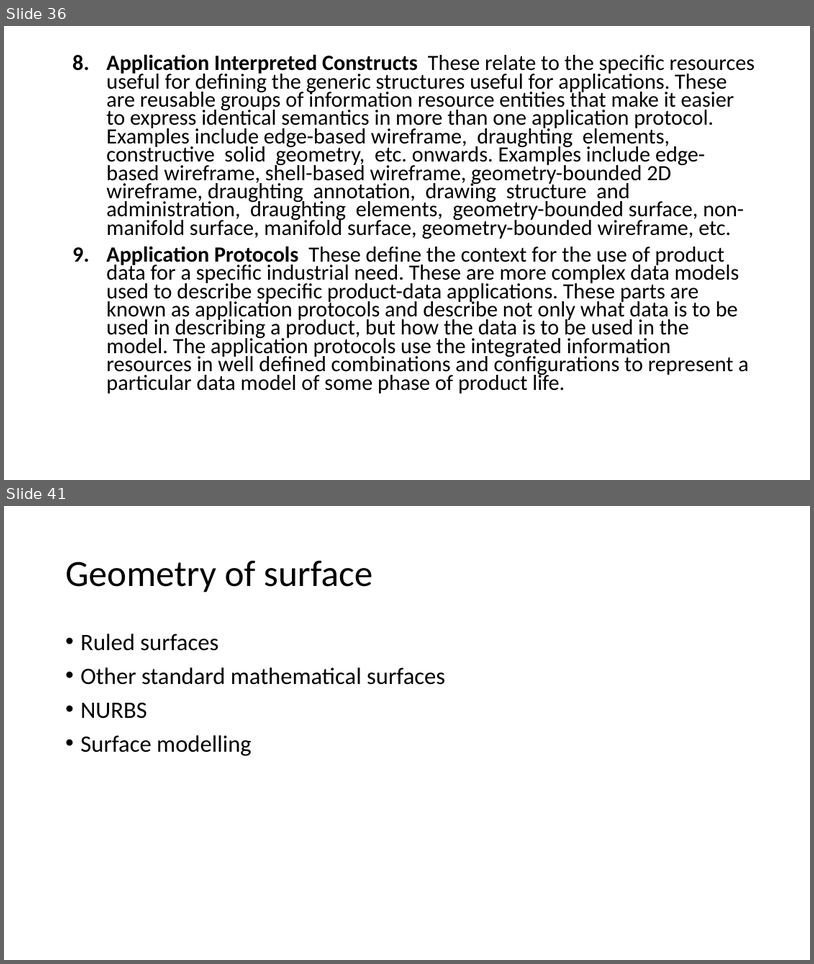
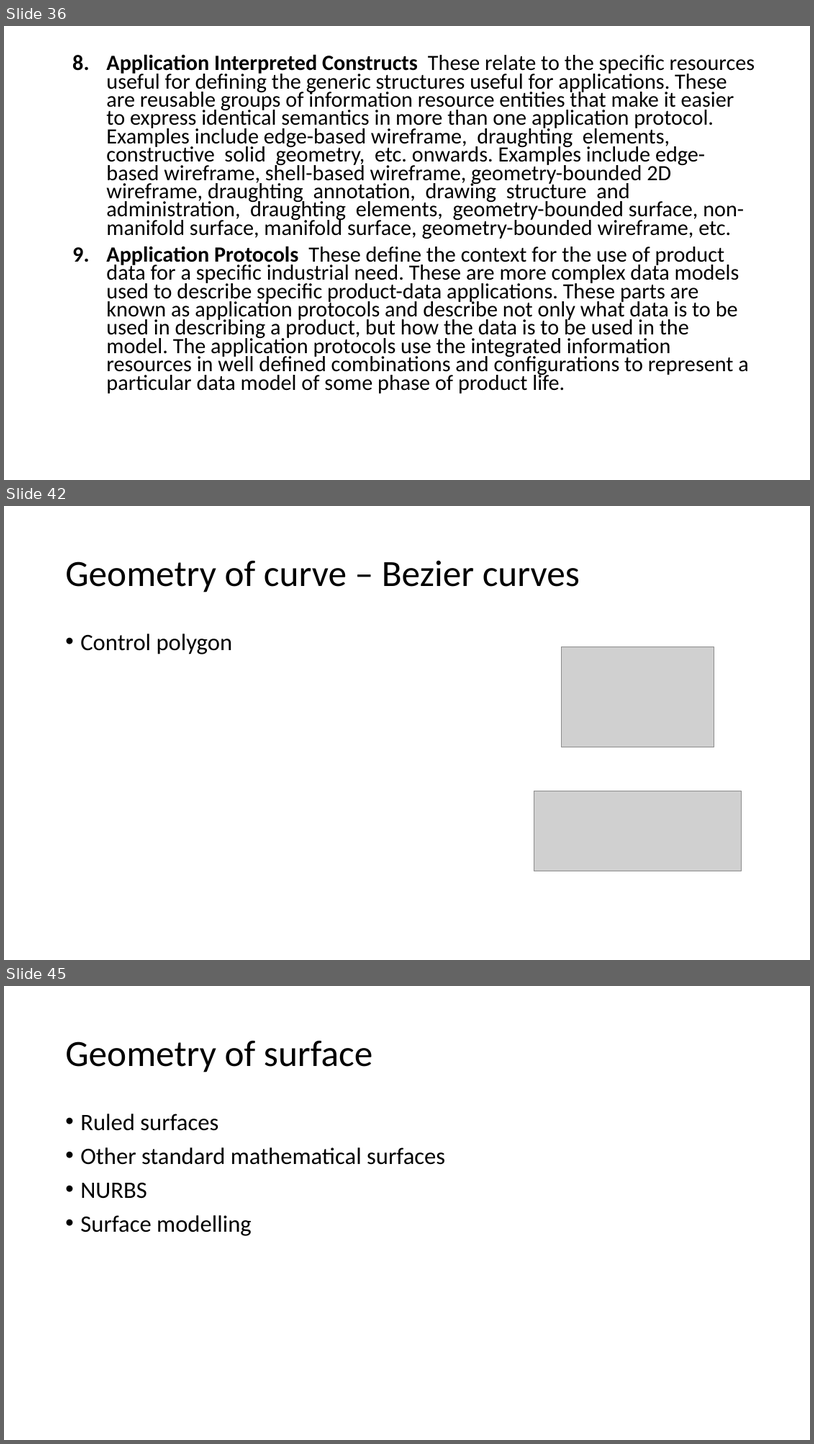
Before and after one commit to Jinny-Ching/cad_cam_course, a slide deck: CAD_CAM.pptx. Shown one above the other, each under a label of ours: slides 36 and 41 before the commit, slides 36, 42 and 45 after it; the slides between them are not shown. The pictures are 814x964 and 814x1444 pixels, drawn with LibreOffice and Linux fonts; fonts in the diff are those of the drawing; grey boxes stand for pictures. Boxes give left, top, right and bottom in pixels: in the first picture for what was removed or moved away, otherwise in the second. Text is boxed around its words. In the diff, an @@ line names an element or a change of style, - is before the commit and + after.

Commit message:
goemetric modelling-curve

```diff
--- a/CAD_CAM.pptx
+++ b/CAD_CAM.pptx
@@ slide 42 added at (4,506,810,960), background #FFFFFF @@
@@ title added at (65,560,580,592), 44 pt, text #000000 @@
+Geometry of curve – Bezier curves
@@ text added at (80,633,233,654), 28 pt, text #000000 @@
+• Control polygon
@@ picture added at (562,647,714,747) @@
@@ picture added at (535,791,742,871) @@
@@ what was slide 41 is now slide 45 @@
```
Also in this commit, not shown: 7 slides changed, 8 other slides added, 1 slide removed.
